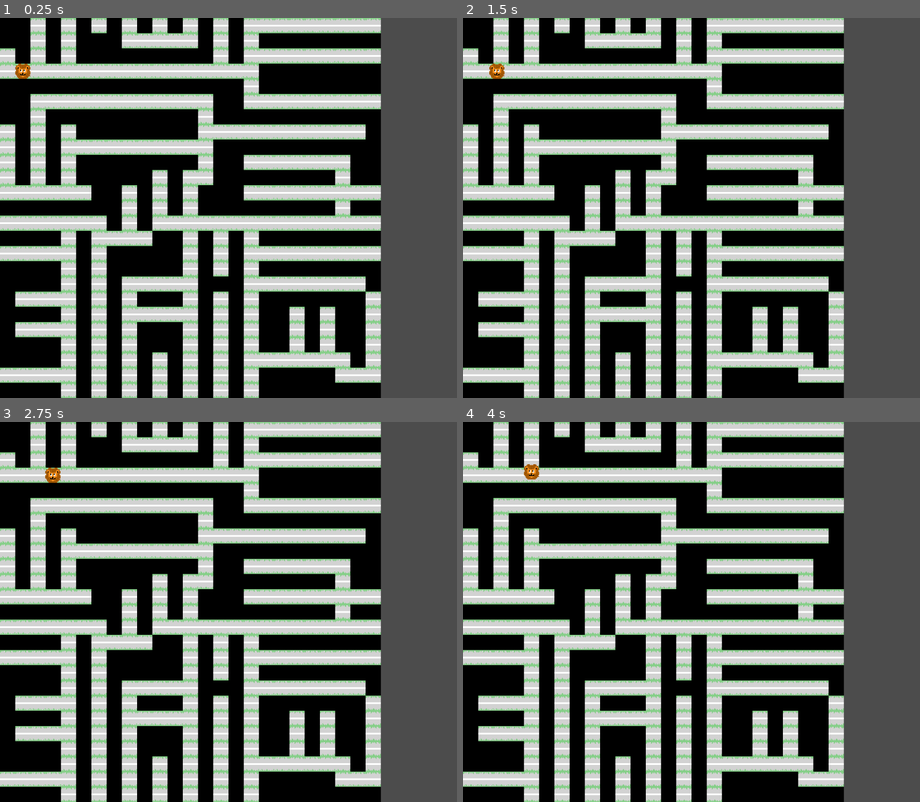
Above: before the commit, frames 1-4 (two rows, left to right).
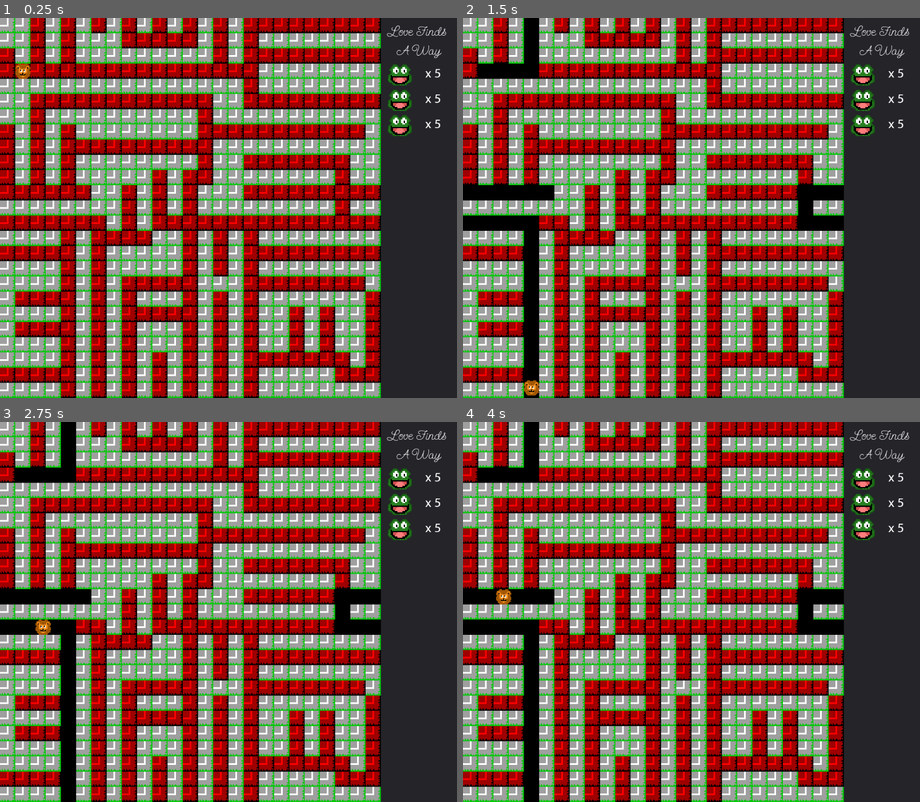
Above: after the commit, the same moments.

Repository: jcnauta/LD50
Game: Godot game, scene res://src/Game.tscn
Two runs of this game, one before a commit and one after it. Both use one fixed random seed, a clock stepped at 60 frames per second and the inputs below.
Inputs:
- Up to frame 1 (0.25 s): no input
- Up to frame 2 (1.5 s): tap Enter at 0.5 s; tap Space at 0.77 s
- Up to frame 3 (2.75 s): tap Space at 1.52 s
- Up to frame 4 (4 s): tap Space at 3.02, 3.77 s

The runs differ from the first frame. In frame 1, 100% of the frame differs, in the area x 0-100%, y 0-100%; in frame 2, 100%; in frame 3, 100%; in frame 4, 100%.

Commit message:
Working path following

Diff:
--- a/src/Game.tscn
+++ b/src/Game.tscn
@@ -1,7 +1,48 @@
-[gd_scene load_steps=2 format=2]
+[gd_scene load_steps=5 format=2]
 
 [ext_resource path="res://src/City.tscn" type="PackedScene" id=1]
+[ext_resource path="res://fonts/SendFlowers-Regular.ttf" type="DynamicFontData" id=2]
+[ext_resource path="res://src/SidebarCounter.tscn" type="PackedScene" id=3]
+
+[sub_resource type="DynamicFont" id=1]
+size = 32
+font_data = ExtResource( 2 )
 
 [node name="Game" type="Node2D"]
 
 [node name="City" parent="." instance=ExtResource( 1 )]
+
+[node name="UI" type="Node2D" parent="."]
+position = Vector2( 900, 0 )
+
+[node name="Panel" type="Panel" parent="UI"]
+margin_right = 40.0
+margin_bottom = 40.0
+rect_min_size = Vector2( 180, 900 )
+
+[node name="VBoxContainer" type="VBoxContainer" parent="UI"]
+margin_left = 10.0
+margin_top = 10.0
+margin_right = 170.0
+margin_bottom = 890.0
+rect_min_size = Vector2( 160, 880 )
+
+[node name="RichTextLabel" type="RichTextLabel" parent="UI/VBoxContainer"]
+margin_right = 160.0
+margin_bottom = 90.0
+custom_fonts/normal_font = SubResource( 1 )
+bbcode_enabled = true
+bbcode_text = "[center]Love Finds A Way[/center]"
+text = "Love Finds A Way"
+fit_content_height = true
+scroll_active = false
+
+[node name="SidebarCounter" parent="UI/VBoxContainer" instance=ExtResource( 3 )]
+
+[node name="SidebarCounter2" parent="UI/VBoxContainer" instance=ExtResource( 3 )]
+margin_top = 154.0
+margin_bottom = 210.0
+
+[node name="SidebarCounter3" parent="UI/VBoxContainer" instance=ExtResource( 3 )]
+margin_top = 214.0
+margin_bottom = 270.0
--- a/src/Guy.gd
+++ b/src/Guy.gd
@@ -2,7 +2,7 @@
 
 var coord = null
 var dest_coord = null
-var speed = 1
+var speed = 10
 var pixel_speed = speed * G.tile_dim
 var timeout = 0.05
 var city
@@ -10,10 +10,12 @@
 var walk_prev_idx = null
 var walk_next_idx = null
 var animate_to_destination = true
+var active_sprite = null
 
 func init(coord, city):
     self.city = city
     set_coord(coord)
+    active_sprite = $SpriteNW
     return self
 
 func set_destination(coord):
@@ -26,6 +28,9 @@
 func update_path():
     if dest_coord != null:
         self.path = city.shortest_path(self.coord, dest_coord)
+        for p in self.path:
+            var tile = city.tile_at_coord(p)
+            tile.modulate = Color.green
     else:
         self.path = []
 
@@ -38,44 +43,48 @@
         walk_prev_idx = null
         walk_prev_idx = null
         path = null
+        print("REACHED DESTINATION")
 
-func _process(delta):
-#    timeout -= delta
-#    if timeout <= 0:
-#        timeout += 0.05
-#        if dest_coord == null:
-#            dest_coord = city.random_passable_coord()
-#            return
-#        var path = city.shortest_path(self.coord, dest_coord)
-#        if path != null and len(path) >= 1:
-#            var path_idx = min(len(path) - 1, speed)
-#            self.set_coord(path[path_idx])
-#            if path_idx == len(path) - 1:
-#                dest_coord = null
-#        else:
-#            dest_coord = null
+func _physics_process(delta):
     if Input.is_physical_key_pressed(KEY_SPACE) and dest_coord == null:
         print("Set coord")
         set_destination(city.random_passable_coord())
     if animate_to_destination:
-        if path != null and walk_next_idx != null and walk_prev_idx != null:
+        if (path != null) and (walk_next_idx != null) and (walk_prev_idx != null):
             var walk_pixels = pixel_speed * delta
             while walk_pixels > 0:
                 var walk_next = path[walk_next_idx]
                 var walk_prev = path[walk_prev_idx]
                 var walk_dir = path[walk_next_idx] - path[walk_prev_idx]
+                walk_dir.round()
+                # Fix direction in case of wrap
+                if walk_dir.x >= 2:
+                    walk_dir.x = -1
+                elif walk_dir.x <= -2:
+                    walk_dir.x = 1
+                if walk_dir.y >= 2:
+                    walk_dir.y = -1
+                elif walk_dir.y <= -2:
+                    walk_dir.y = 1
                 var pixels_straight_vec = walk_pixels * walk_dir
                 var pixels_straight = pixels_straight_vec.length()
                 var walk_to_corner = walk_next - city.pos_to_float_coord(position)
-                var pixels_to_corner = pixel_speed * walk_to_corner.length()
-                var pixels_left_to_corner = pixels_to_corner - pixels_straight
-                if pixels_left_to_corner > 0:
-                    self.position += pixels_straight_vec
-                    walk_pixels = 0
-                else:
-                    self.position += pixels_to_corner * walk_to_corner
+                var pixels_to_corner = G.tile_dim * walk_to_corner.length()
+                var pixels_left_after_corner = pixels_straight - pixels_to_corner
+                if pixels_left_after_corner > 0:
+                    print(pixels_left_after_corner)
+                    self.position = walk_next * G.tile_dim
                     walk_pixels -= pixels_to_corner
                     shift_walk()
+                    if path == null:
+                        walk_pixels = 0
+                        break
+                else:
+                    self.position = Vector2(
+                        wrapf(self.position.x + pixels_straight_vec.x, 0.0, G.tile_dim * G.grid_dim),
+                        wrapf(self.position.y + pixels_straight_vec.y, 0.0, G.tile_dim * G.grid_dim)
+                        )
+                    walk_pixels = 0
 
 func set_coord(new_coord):
     self.coord = new_coord
--- a/src/Guy.tscn
+++ b/src/Guy.tscn
@@ -6,22 +6,22 @@
 [node name="Guy" type="Node2D"]
 script = ExtResource( 2 )
 
-[node name="Sprite_NW" type="Sprite" parent="."]
+[node name="SpriteNW" type="Sprite" parent="."]
 scale = Vector2( 2, 2 )
 texture = ExtResource( 1 )
 centered = false
 
-[node name="Sprite_NE" type="Sprite" parent="."]
+[node name="SpriteNE" type="Sprite" parent="."]
 scale = Vector2( 2, 2 )
 texture = ExtResource( 1 )
 centered = false
 
-[node name="Sprite_SE" type="Sprite" parent="."]
+[node name="SpriteSE" type="Sprite" parent="."]
 scale = Vector2( 2, 2 )
 texture = ExtResource( 1 )
 centered = false
 
-[node name="Sprite_SW" type="Sprite" parent="."]
+[node name="SpriteSW" type="Sprite" parent="."]
 scale = Vector2( 2, 2 )
 texture = ExtResource( 1 )
 centered = false
--- /dev/null
+++ b/src/SidebarCounter.tscn
@@ -0,0 +1,32 @@
+[gd_scene load_steps=4 format=2]
+
+[ext_resource path="res://fonts/Mukta/Mukta-Regular.ttf" type="DynamicFontData" id=1]
+[ext_resource path="res://img/Frog.png" type="Texture" id=2]
+
+[sub_resource type="DynamicFont" id=2]
+size = 32
+font_data = ExtResource( 1 )
+
+[node name="SidebarCounter" type="HBoxContainer"]
+margin_top = 94.0
+margin_right = 160.0
+margin_bottom = 150.0
+
+[node name="TextureRect" type="TextureRect" parent="."]
+margin_right = 70.0
+margin_bottom = 56.0
+rect_min_size = Vector2( 70, 50 )
+texture = ExtResource( 2 )
+expand = true
+stretch_mode = 6
+
+[node name="RichTextLabel" type="RichTextLabel" parent="."]
+margin_left = 74.0
+margin_right = 154.0
+margin_bottom = 56.0
+rect_min_size = Vector2( 80, 50 )
+custom_fonts/normal_font = SubResource( 2 )
+bbcode_enabled = true
+bbcode_text = "[center]x 5[/center]"
+text = "x 5"
+fit_content_height = true
--- a/src/Tile.gd
+++ b/src/Tile.gd
@@ -4,11 +4,13 @@
 var coord
 var visited_from = null  # For depth-first search
 
-func init(coord):
-    self.coord = coord
-    self.position = coord * G.tile_dim
+
+
+func init(init_coord):
+    self.coord = init_coord
+    self.position = init_coord * G.tile_dim
     return self
 
 func set_passable(may_pass):
     passable = may_pass
-    $Sprite.modulate = Color.white
+    $Sprite.modulate = Color.red
--- a/src/Tile.tscn
+++ b/src/Tile.tscn
@@ -1,13 +1,14 @@
 [gd_scene load_steps=3 format=2]
 
-[ext_resource path="res://img/Street_line.png" type="Texture" id=1]
+[ext_resource path="res://img/Street_all.png" type="Texture" id=1]
 [ext_resource path="res://src/Tile.gd" type="Script" id=2]
 
 [node name="Tile" type="Node2D"]
 script = ExtResource( 2 )
 
 [node name="Sprite" type="Sprite" parent="."]
-modulate = Color( 0, 0, 0, 1 )
 scale = Vector2( 2, 2 )
 texture = ExtResource( 1 )
 centered = false
+region_enabled = true
+region_rect = Rect2( 0, 0, 18, 18 )
Binary file added: fonts/Mukta/Mukta-Bold.ttf
Binary file added: fonts/Mukta/Mukta-ExtraBold.ttf
Binary file added: fonts/Mukta/Mukta-ExtraLight.ttf
Binary file added: fonts/Mukta/Mukta-Light.ttf
Binary file added: fonts/Mukta/Mukta-Medium.ttf
Binary file added: fonts/Mukta/Mukta-Regular.ttf
Binary file added: fonts/Mukta/Mukta-SemiBold.ttf
Not shown, added: fonts/Mukta/OFL.txt
Binary file added: fonts/SendFlowers-Regular.ttf
Not shown, added: img/Frog.png.import
Not shown, added: img/Street_all.png.import
Not shown, added: img/Street_line_darker.png.import
